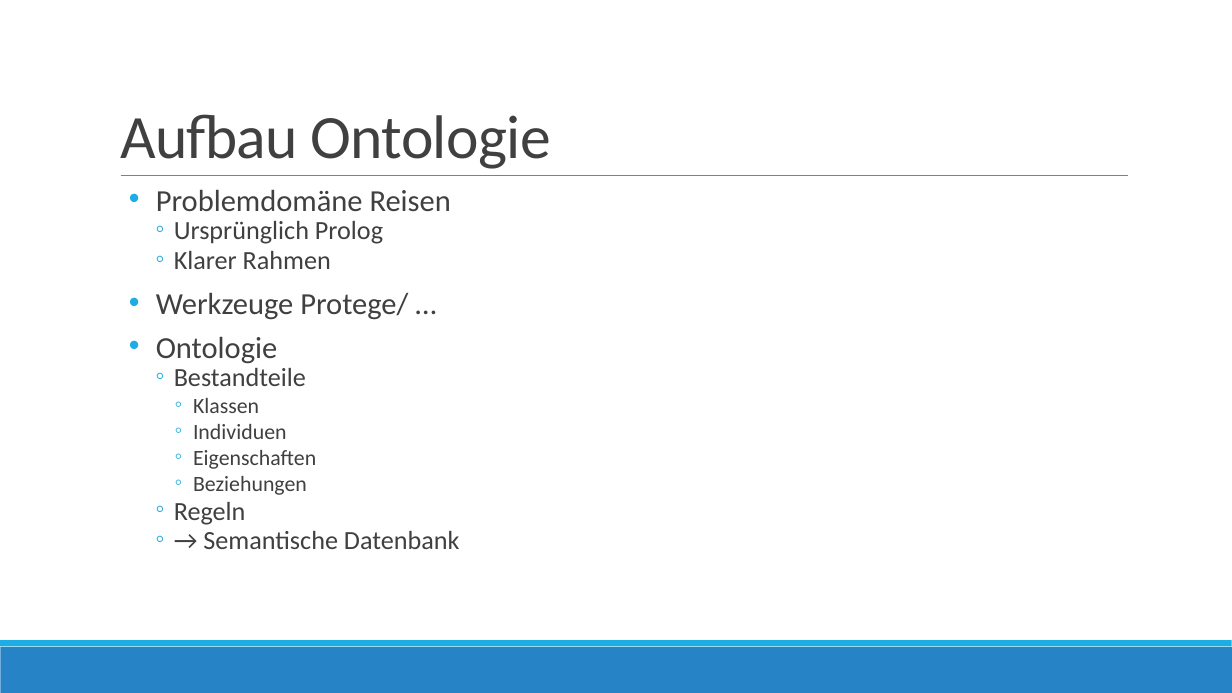
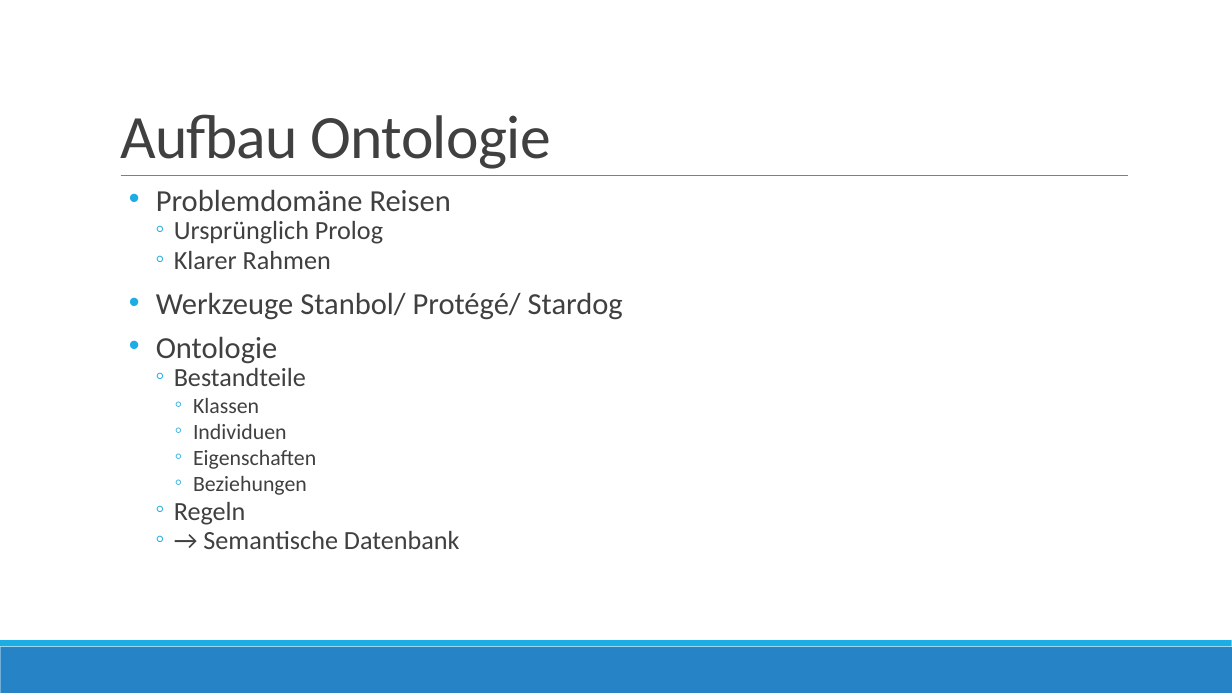
Before and after one commit to gunzm1/ElephantSearch, a slide deck: slide 7 of Doc/Semantische Datenbanken.pptx. Drawn at 1232x693 pixels with LibreOffice and Linux fonts; fonts in the diff are those of the drawing. Boxes give left, top, right and bottom in pixels: in the first picture for what was removed or moved away, otherwise in the second. Text is boxed around its words. In the diff, an @@ line names an element or a change of style, - is before the commit and + after.

```diff
--- a/Doc/Semantische Datenbanken.pptx
+++ b/Doc/Semantische Datenbanken.pptx
@@ text at (x1=156, y1=292, x2=623, y2=320): text changed @@
-• Werkzeuge Protege/ …
+• Werkzeuge Stanbol/ Protégé/ Stardog
```
Also in this commit, not shown: 3 other slides changed, 3 other files.
